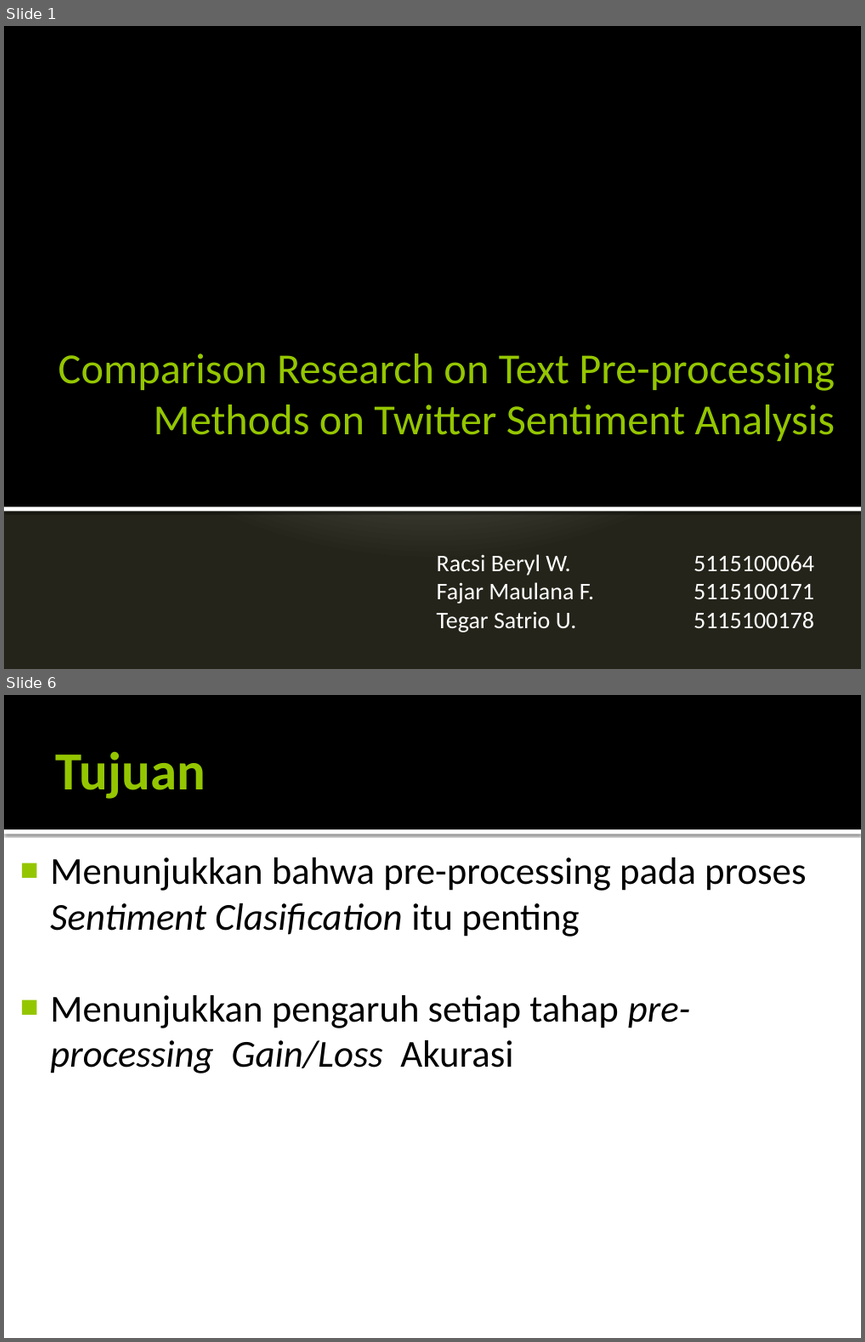
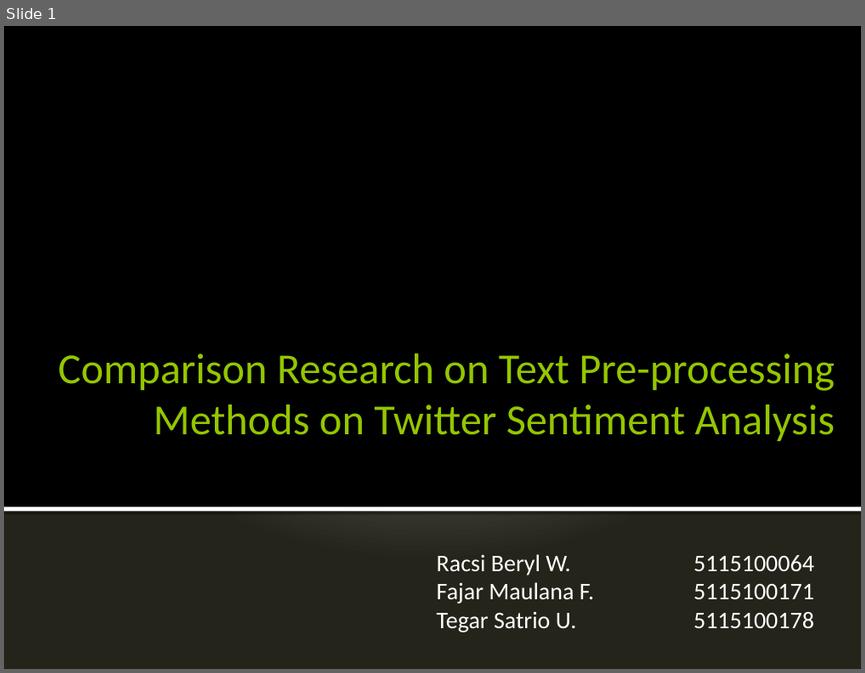
Before and after one commit to TegarSU/Data-Mining, a slide deck: FP/FP-FINAL.pptx. Shown one above the other, each under a label of ours: slides 1 and 6 before the commit, slide 1 after it; the slides between them are not shown. The pictures are 865x1342 and 865x673 pixels, drawn with LibreOffice and Linux fonts; fonts in the diff are those of the drawing. Boxes give left, top, right and bottom in pixels: in the first picture for what was removed or moved away, otherwise in the second. Text is boxed around its words. In the diff, an @@ line names an element or a change of style, - is before the commit and + after.

```diff
--- a/FP/FP-FINAL.pptx
+++ b/FP/FP-FINAL.pptx
@@ slide 6 removed at (4,695,861,1338), background #FFFFFF @@
@@ rectangle removed at (4,695,861,829) @@
@@ title removed at (55,752,205,799) @@
-Tujuan
@@ rectangle removed at (4,829,861,834) @@
@@ text removed at (50,857,806,1073) @@
-■ Menunjukkan bahwa pre-processing pada proses Sentiment Clasification itu penting
-■ Menunjukkan pengaruh setiap tahap pre-processing Gain/Loss Akurasi
```
Also in this commit, not shown: 1 slide changed, 4 slides added, 18 other slides removed, 4 other files.
